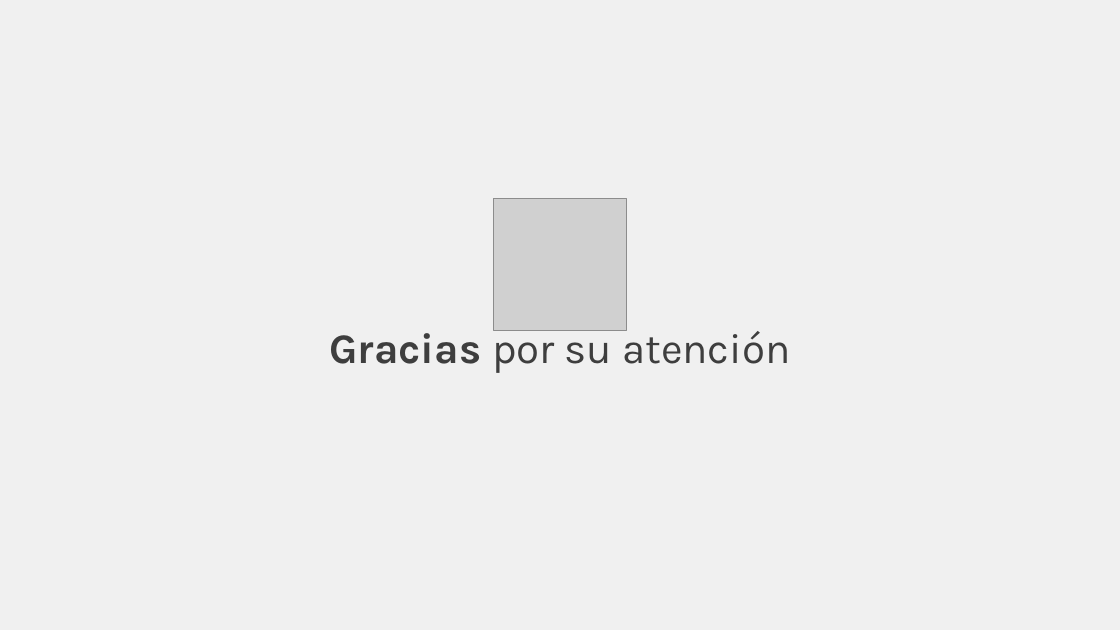
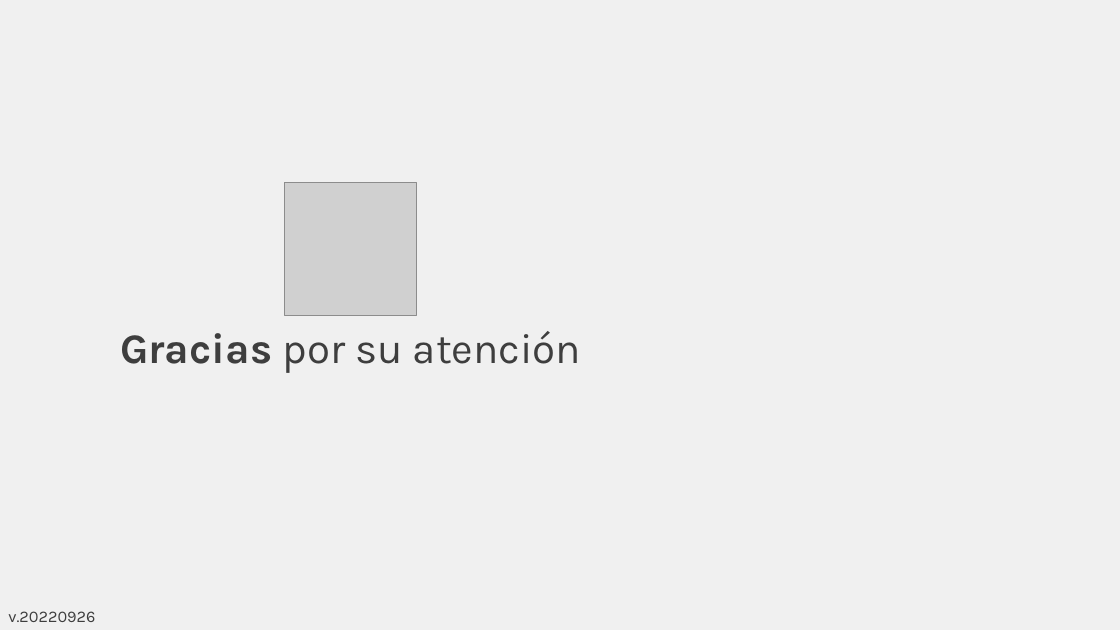
Before and after one commit to rcfdtools/R.TeachingResearchGuide, a slide deck: slide 24 of Section01/Section01.pptx. Drawn at 1120x630 pixels with LibreOffice and Linux fonts; fonts in the diff are those of the drawing; grey boxes stand for pictures. Boxes give left, top, right and bottom in pixels: in the first picture for what was removed or moved away, otherwise in the second. Text is boxed around its words. In the diff, an @@ line names an element or a change of style, - is before the commit and + after.

```diff
--- a/Section01/Section01.pptx
+++ b/Section01/Section01.pptx
@@ picture: place and size @@
-picture at [494, 198, 626, 330]
+picture at [285, 183, 417, 315]
@@ text "Gracias por su atención" rewrapped from [329, 325, 790, 373] to [120, 331, 581, 373] @@
@@ text added at [8, 611, 95, 622], 14 pt, text #3E3E3E @@
+v.20220926
```
Also in this commit, not shown: 22 other slides changed, 1 slide added, 1 slide removed, 6 other files.
